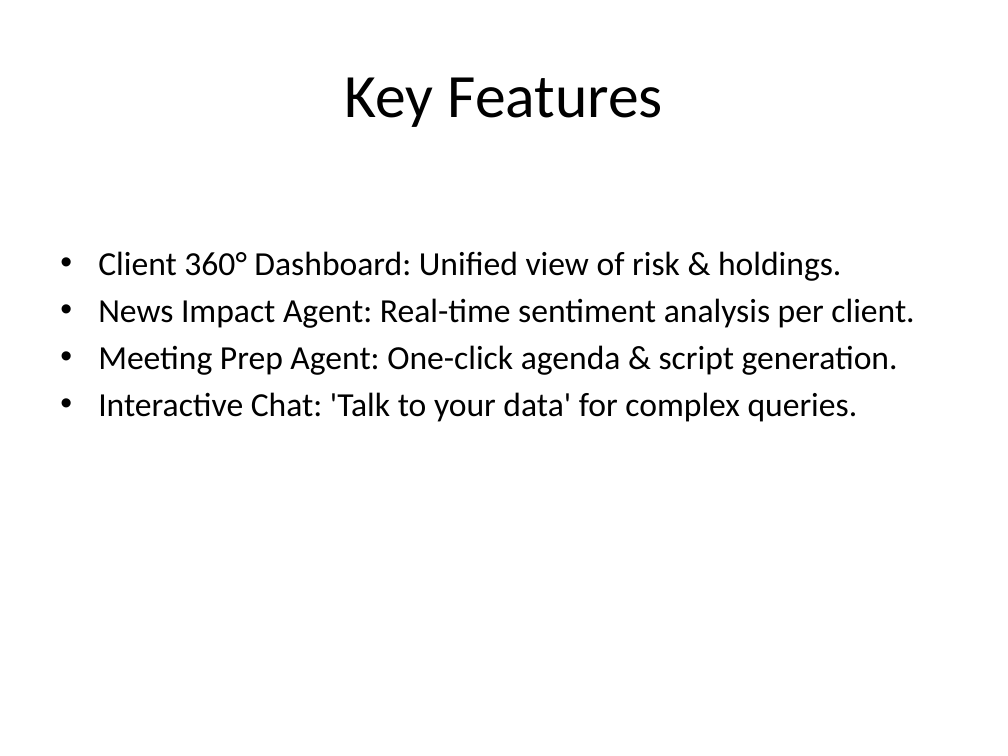
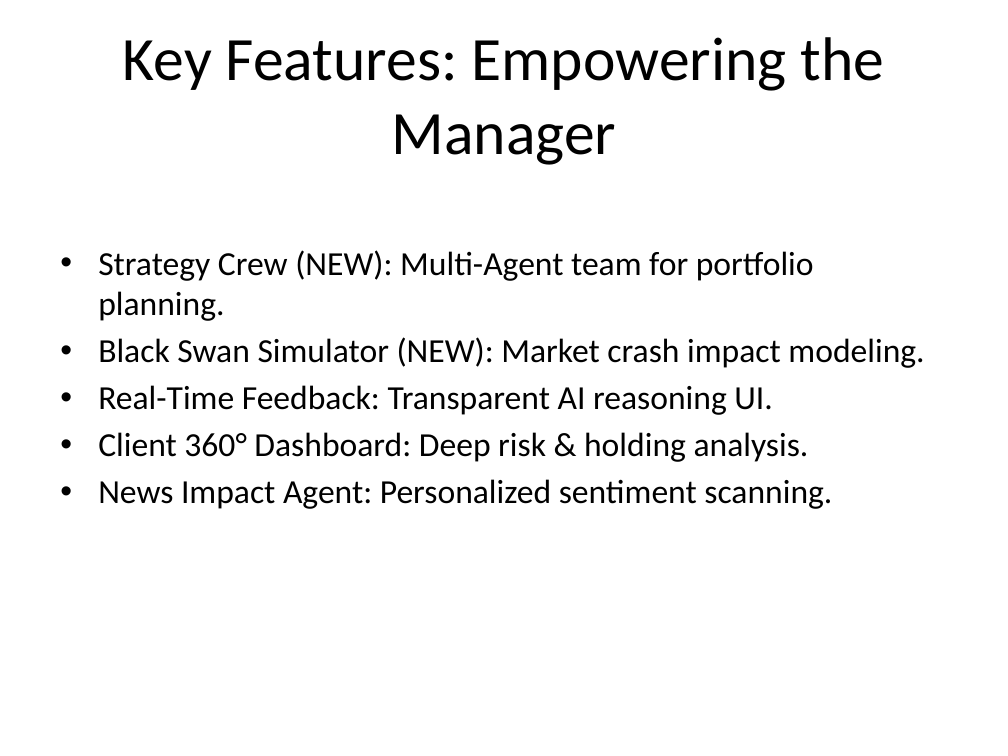
Before and after one commit to SahilPulikal/Gen-AI-Hackathon, a slide deck: slide 4 of wealth_pilot/WealthPilot_Presentation.pptx. Drawn at 1008x756 pixels with LibreOffice and Linux fonts; fonts in the diff are those of the drawing. Boxes give left, top, right and bottom in pixels: in the first picture for what was removed or moved away, otherwise in the second. Text is boxed around its words. In the diff, an @@ line names an element or a change of style, - is before the commit and + after.

```diff
--- a/wealth_pilot/WealthPilot_Presentation.pptx
+++ b/wealth_pilot/WealthPilot_Presentation.pptx
@@ title at (123, 37, 884, 165): text changed @@
-Key Features
+Key Features: Empowering the Manager
@@ text at (98, 250, 924, 509): text changed @@
-• Client 360° Dashboard: Unified view of risk & holdings.
-• News Impact Agent: Real-time sentiment analysis per client.
-• Meeting Prep Agent: One-click agenda & script generation.
-• Interactive Chat: 'Talk to your data' for complex queries.
+• Strategy Crew (NEW): Multi-Agent team for portfolio planning.
+• Black Swan Simulator (NEW): Market crash impact modeling.
+• Real-Time Feedback: Transparent AI reasoning UI.
+• Client 360° Dashboard: Deep risk & holding analysis.
+• News Impact Agent: Personalized sentiment scanning.
```
Also in this commit, not shown: 1 other slide changed, 4 other files.
